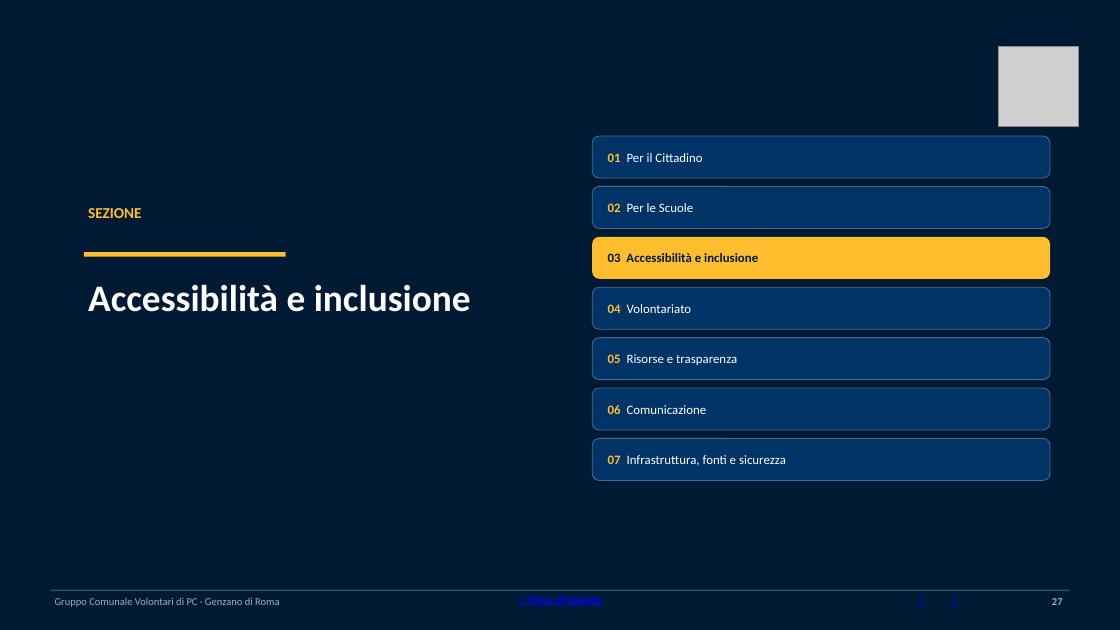
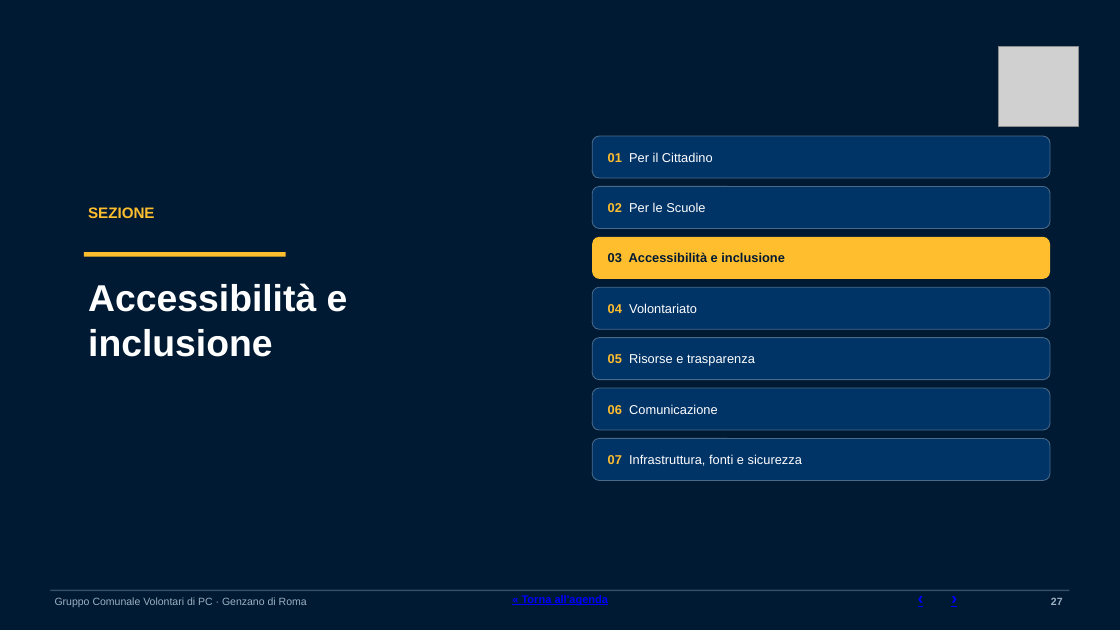
Before and after one commit to SviluppoItaliaDigitale/sito-pc-genzano, a slide deck: slide 27 of static/manuali/presentazione-struttura-sito.pptx. Drawn at 1120x630 pixels with LibreOffice and Linux fonts; fonts in the diff are those of the drawing; grey boxes stand for pictures. Boxes give left, top, right and bottom in pixels: in the first picture for what was removed or moved away, otherwise in the second. Text is boxed around its words. In the diff, an @@ line names an element or a change of style, - is before the commit and + after.

```diff
--- a/static/manuali/presentazione-struttura-sito.pptx
+++ b/static/manuali/presentazione-struttura-sito.pptx
@@ font Calibri to Arial in 12 elements at bbox=[88, 283, 348, 357], bbox=[88, 207, 154, 218], bbox=[55, 597, 307, 607], bbox=[1051, 597, 1063, 605], bbox=[522, 595, 609, 605], bbox=[592, 136, 1050, 178], bbox=[592, 187, 1050, 229], bbox=[592, 237, 1050, 279], bbox=[592, 287, 1050, 329], bbox=[592, 338, 1050, 380], bbox=[592, 388, 1050, 430], bbox=[592, 439, 1050, 481] @@
```
Also in this commit, not shown: 54 other slides changed, 4 other files.
